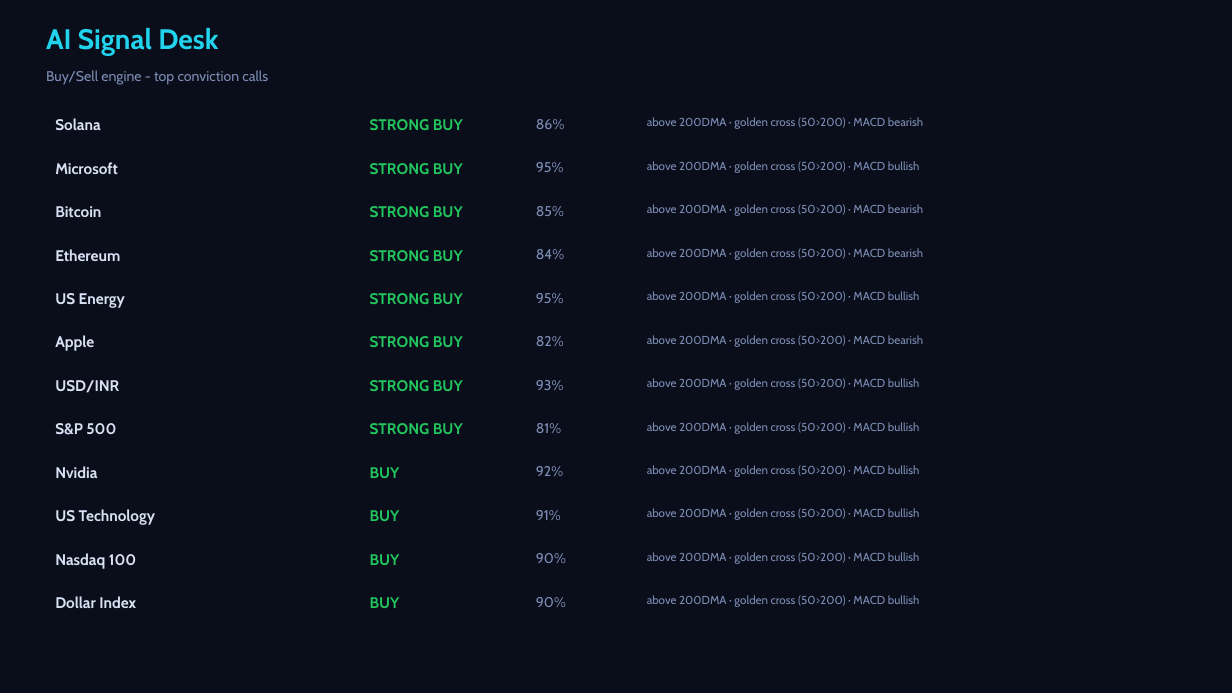
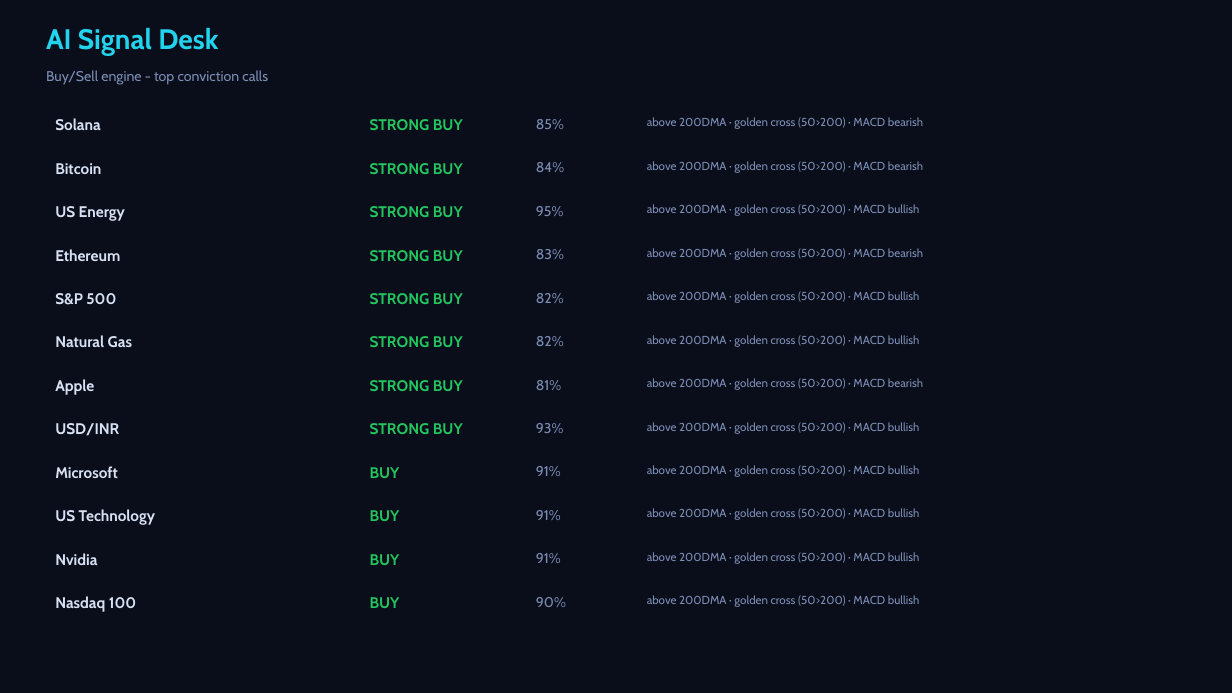
Before and after one commit to Pravkum23/pmr-terminal, a slide deck: slide 4 of docs/pmr_daily.pptx. Drawn at 1232x693 pixels with LibreOffice and Linux fonts; fonts in the diff are those of the drawing. Boxes give left, top, right and bottom in pixels: in the first picture for what was removed or moved away, otherwise in the second. Text is boxed around its words. In the diff, an @@ line names an element or a change of style, - is before the commit and + after.

```diff
--- a/docs/pmr_daily.pptx
+++ b/docs/pmr_daily.pptx
@@ text removed at <box>536,119,565,129</box> @@
-86%
@@ text "Bitcoin": place and size @@
-text "Bitcoin" at <box>55,206,101,217</box>
+text "Bitcoin" at <box>55,163,101,174</box>
@@ 3 texts: place and size @@
-3 texts at <box>55,206,564,308</box>
+3 texts at <box>55,119,564,221</box>
@@ text at <box>647,161,923,173</box>: text changed @@
-above 200DMA · golden cross (50>200) · MACD bullish
+above 200DMA · golden cross (50>200) · MACD bearish
@@ text at <box>647,204,919,216</box>: text changed @@
-above 200DMA · golden cross (50>200) · MACD bearish
+above 200DMA · golden cross (50>200) · MACD bullish
@@ text added at <box>536,249,564,259</box>, 11 pt, text #7C8DB5 @@
+83%
@@ text "S&P 500": place and size @@
-text "S&P 500" at <box>55,423,116,435</box>
+text "S&P 500" at <box>55,293,116,305</box>
@@ text at <box>536,293,564,303</box>: text changed @@
-95%
+82%
@@ text added at <box>55,335,132,347</box>, 12 pt, text #D7E1F3, bold @@
+Natural Gas
@@ text at <box>647,335,919,347</box>: text changed @@
-above 200DMA · golden cross (50>200) · MACD bearish
+above 200DMA · golden cross (50>200) · MACD bullish
@@ text "81%": place and size @@
-text "81%" at <box>536,423,561,433</box>
+text "81%" at <box>536,380,561,390</box>
@@ text at <box>647,378,923,390</box>: text changed @@
-above 200DMA · golden cross (50>200) · MACD bullish
+above 200DMA · golden cross (50>200) · MACD bearish
@@ 5 texts: place and size @@
-5 texts at <box>55,162,564,569</box>
+5 texts at <box>55,206,564,612</box>
@@ text "Microsoft": place and size @@
-text "Microsoft" at <box>55,162,118,174</box>
+text "Microsoft" at <box>55,466,118,478</box>
@@ text at <box>536,466,561,476</box>: text changed @@
-92%
+91%
@@ text "Nvidia": place and size @@
-text "Nvidia" at <box>55,466,97,478</box>
+text "Nvidia" at <box>55,553,97,565</box>
@@ text at <box>536,553,561,563</box>: text changed @@
-90%
+91%
@@ text removed at <box>55,596,136,608</box> @@
-Dollar Index
```
Also in this commit, not shown: 3 other slides changed, 2 other files.
